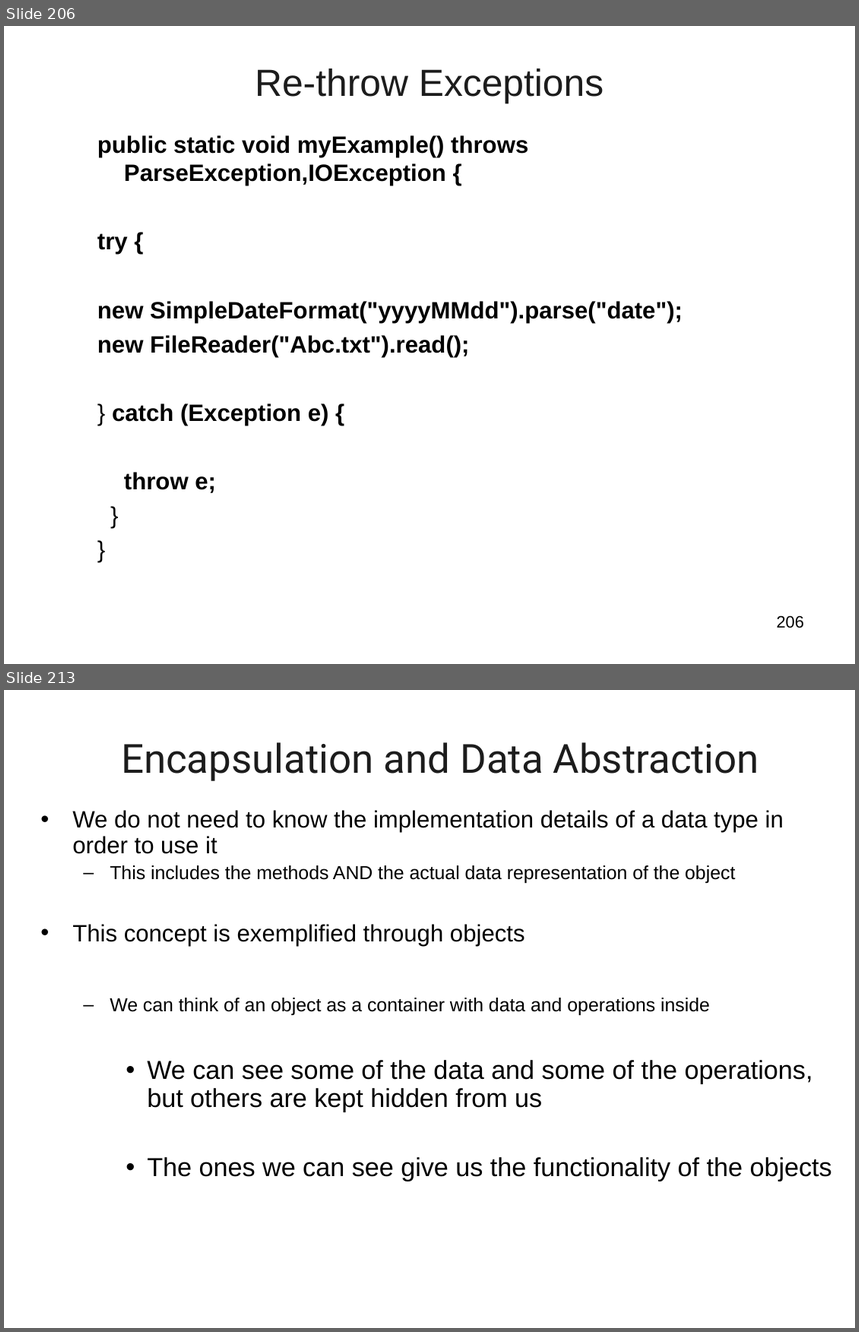
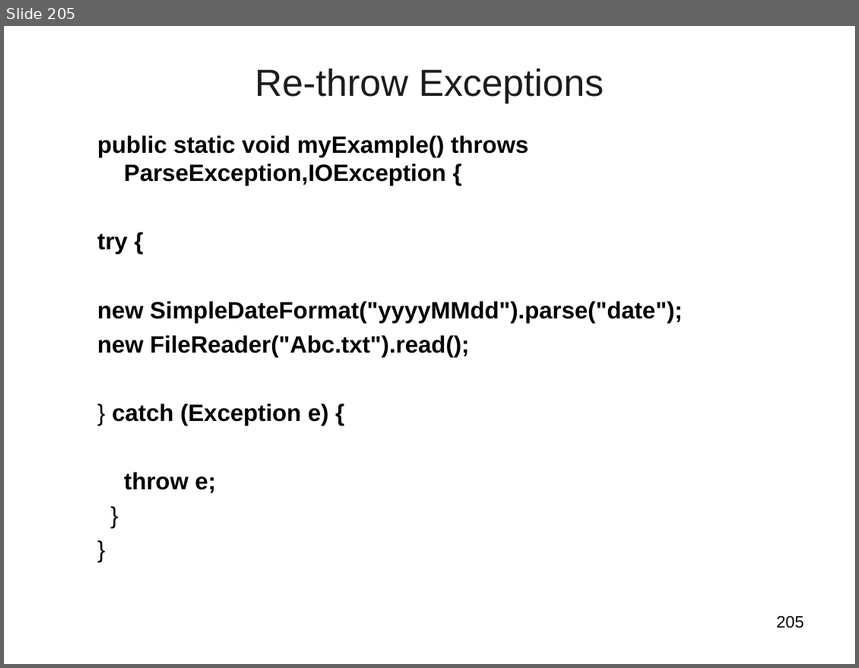
Before and after one commit to vatsanTraining/corejava, a slide deck: JavaModule01_HSBC_2020.ppt. Shown one above the other, each under a label of ours: slides 206 and 213 before the commit, slide 205 after it; the slides between them are not shown. The pictures are 859x1332 and 859x668 pixels, drawn with LibreOffice and Linux fonts; fonts in the diff are those of the drawing; background and template pictures are left out. Boxes give left, top, right and bottom in pixels: in the first picture for what was removed or moved away, otherwise in the second. Text is boxed around its words. In the diff, an @@ line names an element or a change of style, - is before the commit and + after.

```diff
--- a/JavaModule01_HSBC_2020.ppt
+++ b/JavaModule01_HSBC_2020.ppt
@@ slide 213 removed at box(4, 690, 855, 1328), background picture (left out) @@
@@ title removed at box(121, 742, 759, 781) @@
-Encapsulation and Data Abstraction
@@ text removed at box(72, 810, 832, 1181) @@
-• We do not need to know the implementation details of a data type in order to use it
-  – This includes the methods AND the actual data representation of the object
-• This concept is exemplified through objects
-  – We can think of an object as a container with data and operations inside
-    • We can see some of the data and some of the operations, but others are kept hidden from us
-    • The ones we can see give us the functionality of the objects
@@ what was slide 206 is now slide 205 @@
@@ page number at box(777, 616, 804, 629): text changed @@
-206
+205
```
Also in this commit, not shown: 7 slides changed, 73 other slides removed.
